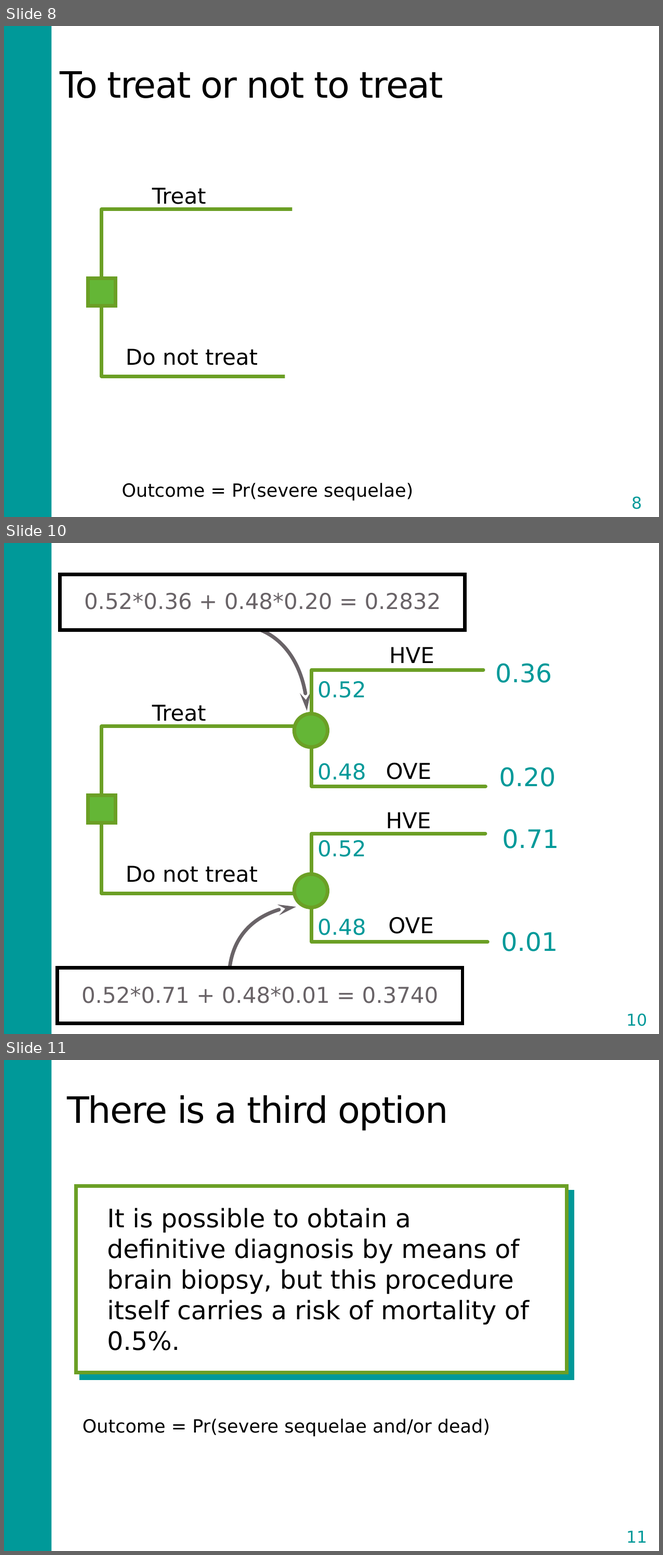
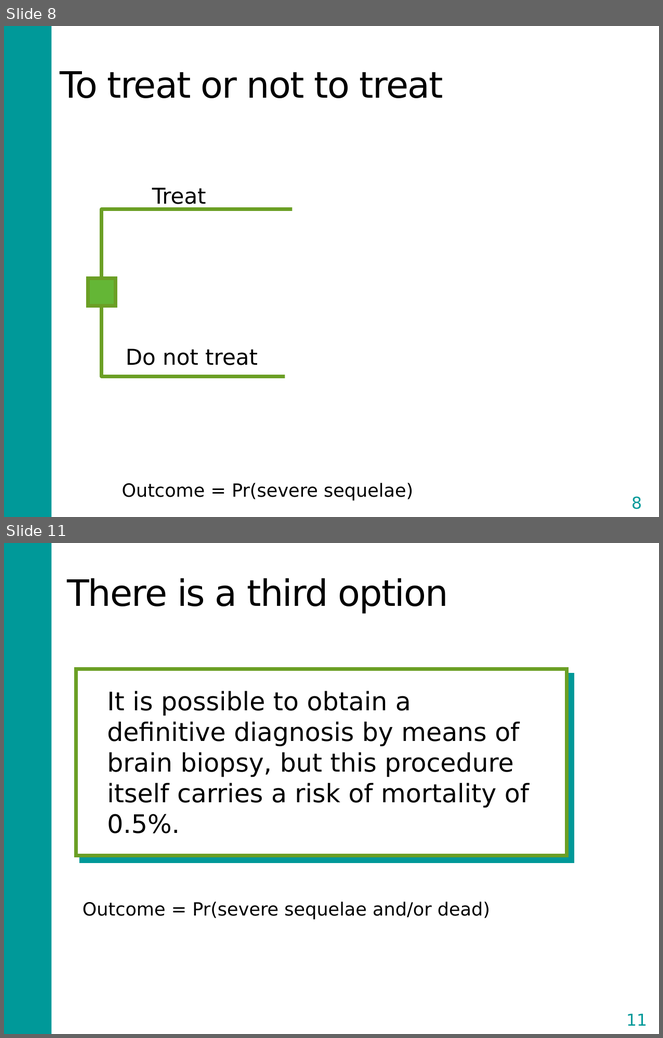
Before and after one commit to DARTH-git/Course-Modularization, a slide deck: static/Course_Modularization/Decision trees/Slides/DecisionTreeSlides_video_2.pptx. Shown one above the other, each under a label of ours: slides 8, 10 and 11 before the commit, slides 8 and 11 after it; the slides between them are not shown. The pictures are 663x1555 and 663x1038 pixels, drawn with LibreOffice and Linux fonts; fonts in the diff are those of the drawing. Boxes give left, top, right and bottom in pixels: in the first picture for what was removed or moved away, otherwise in the second. Text is boxed around its words. In the diff, an @@ line names an element or a change of style, - is before the commit and + after.

```diff
--- a/static/Course_Modularization/Decision trees/Slides/DecisionTreeSlides_video_2.pptx
+++ b/static/Course_Modularization/Decision trees/Slides/DecisionTreeSlides_video_2.pptx
@@ slide 10 removed at (x1=4, y1=543, x2=659, y2=1034), background #FFFFFF; not listed: 1 template element that a slide beside it also shows @@
@@ rectangle removed at (x1=60, y1=574, x2=465, y2=630) @@
@@ text removed at (x1=84, y1=593, x2=441, y2=610) @@
-0.52*0.36 + 0.48*0.20 = 0.2832
@@ freeform shape removed at (x1=233, y1=625, x2=307, y2=711) @@
@@ text removed at (x1=389, y1=647, x2=435, y2=663) @@
-HVE
@@ text removed at (x1=495, y1=663, x2=552, y2=683) @@
-0.36
@@ freeform shape removed at (x1=312, y1=670, x2=483, y2=727) @@
@@ text removed at (x1=318, y1=681, x2=366, y2=698) @@
-0.52
@@ text removed at (x1=152, y1=705, x2=206, y2=726) @@
-Treat
@@ ellipse removed at (x1=294, y1=714, x2=327, y2=747) @@
@@ freeform shape removed at (x1=102, y1=727, x2=303, y2=805) @@
@@ freeform shape removed at (x1=312, y1=727, x2=486, y2=787) @@
@@ text removed at (x1=318, y1=763, x2=366, y2=780) @@
-0.48
@@ text removed at (x1=386, y1=762, x2=432, y2=780) @@
-OVE
@@ text removed at (x1=499, y1=767, x2=556, y2=787) @@
-0.20
@@ rectangle removed at (x1=88, y1=795, x2=115, y2=823) @@
@@ freeform shape removed at (x1=102, y1=823, x2=301, y2=893) @@
@@ text removed at (x1=386, y1=812, x2=431, y2=833) @@
-HVE
@@ freeform shape removed at (x1=312, y1=834, x2=486, y2=893) @@
@@ text removed at (x1=502, y1=829, x2=559, y2=849) @@
-0.71
@@ text removed at (x1=318, y1=840, x2=366, y2=857) @@
-0.52
@@ text removed at (x1=126, y1=866, x2=258, y2=883) @@
-Do not treat
@@ ellipse removed at (x1=294, y1=875, x2=327, y2=908) @@
@@ freeform shape removed at (x1=312, y1=890, x2=488, y2=943) @@
@@ freeform shape removed at (x1=227, y1=908, x2=299, y2=983) @@
@@ text removed at (x1=388, y1=917, x2=434, y2=934) @@
-OVE
@@ text removed at (x1=318, y1=918, x2=366, y2=936) @@
-0.48
@@ text removed at (x1=501, y1=932, x2=558, y2=952) @@
-0.01
@@ rectangle removed at (x1=58, y1=968, x2=463, y2=1024) @@
@@ text removed at (x1=81, y1=987, x2=439, y2=1004) @@
-0.52*0.71 + 0.48*0.01 = 0.3740
@@ page number removed at (x1=617, y1=1006, x2=657, y2=1034) @@
-10
```
Also in this commit, not shown: 3 slides changed, 3 other slides removed, 5 other files.
